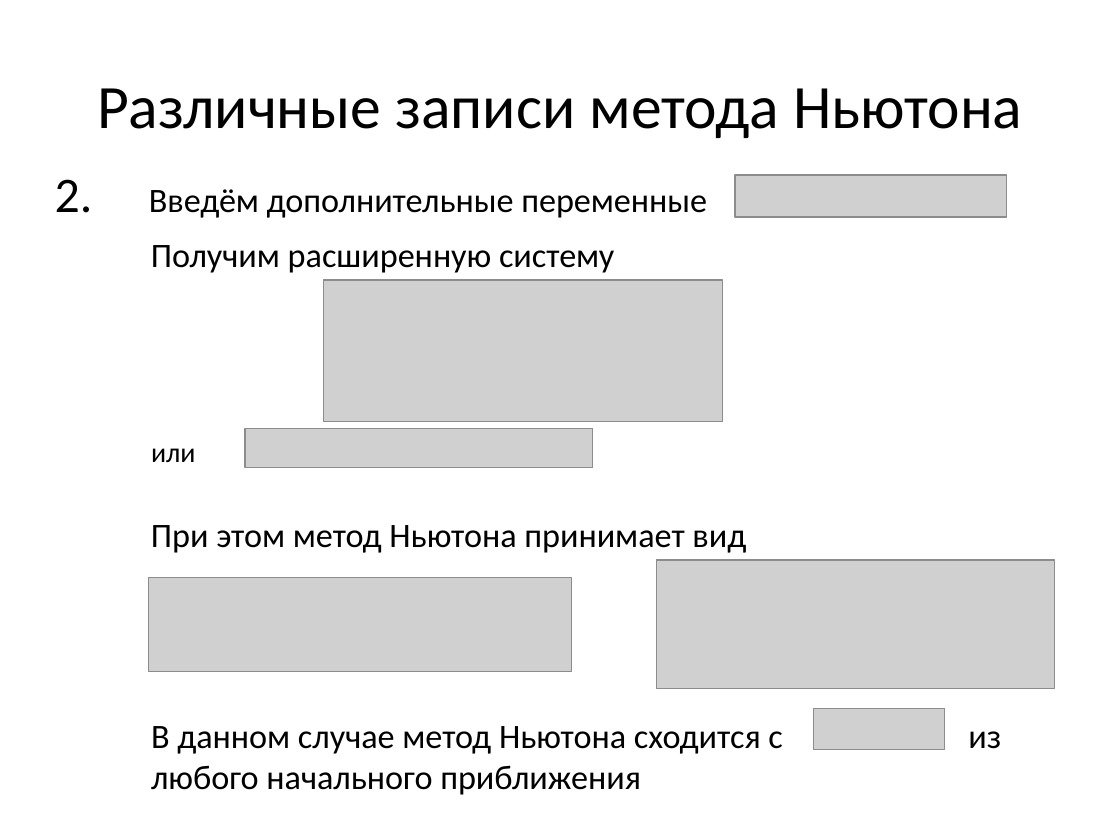
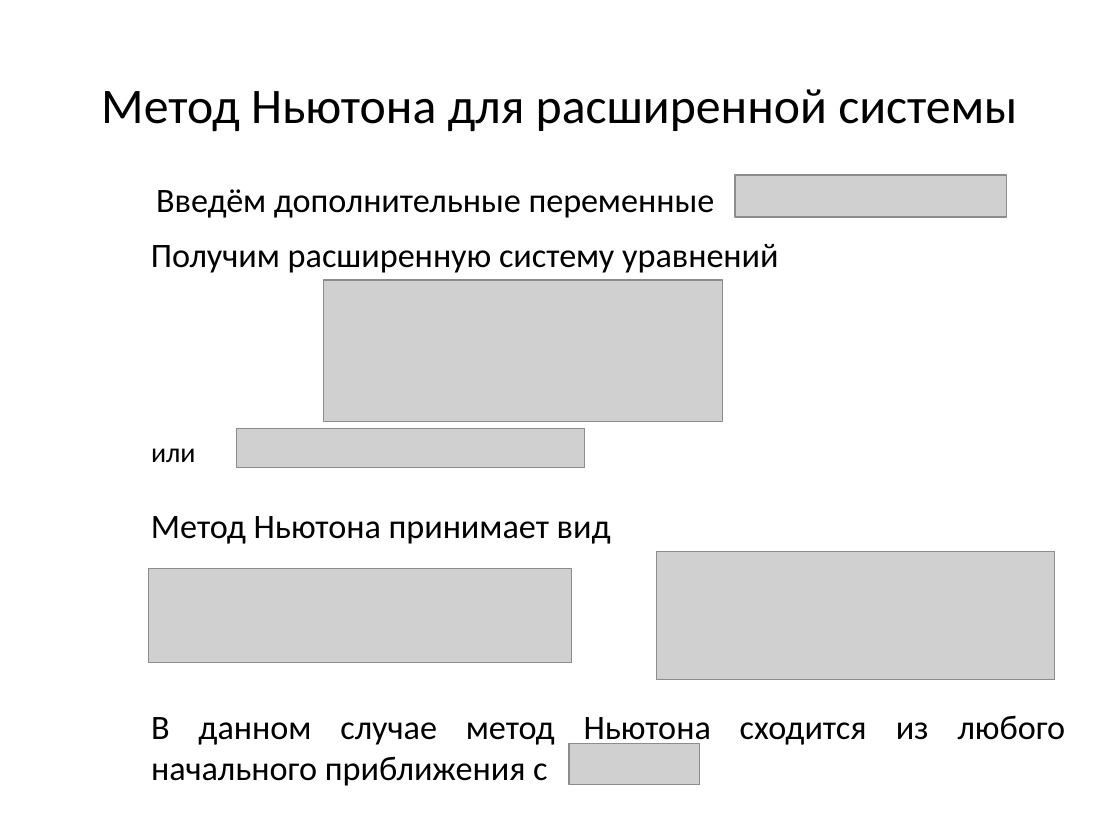
Before and after one commit to GrininViktor/Diplom, a slide deck: slide 8 of Презентация.pptx. Drawn at 1120x840 pixels with LibreOffice and Linux fonts; fonts in the diff are those of the drawing; grey boxes stand for pictures. Boxes give left, top, right and bottom in pixels: in the first picture for what was removed or moved away, otherwise in the second. Text is boxed around its words. In the diff, an @@ line names an element or a change of style, - is before the commit and + after.

```diff
--- a/Презентация.pptx
+++ b/Презентация.pptx
@@ title at (101,89,1017,132): text changed; size 39.6 to 32 pt @@
-Различные записи метода Ньютона
+Метод Ньютона для расширенной системы
@@ text at (156,189,715,218): text changed @@
-2. Введём дополнительные переменные
+Введём дополнительные переменные
@@ text at (151,244,779,273): text changed @@
-Получим расширенную систему
+Получим расширенную систему уравнений
@@ picture: place and size @@
-picture at (245,429,594,467)
+picture at (236,429,585,467)
@@ text at (151,516,611,544): text changed @@
-При этом метод Ньютона принимает вид
+Метод Ньютона принимает вид
@@ picture: place and size @@
-picture at (149,578,571,672)
+picture at (149,569,571,663)
@@ picture: place and size @@
-picture at (656,560,1054,689)
+picture at (656,551,1054,680)
@@ text at (151,715,1066,786): text changed @@
-В данном случае метод Ньютона сходится с из любого начального приближения
+В данном случае метод Ньютона сходится из любого начального приближения с
@@ picture: place and size @@
-picture at (814,709,945,749)
+picture at (569,744,700,784)
```
Also in this commit, not shown: 10 other slides changed, 5 slides added, 1 slide removed, 2 other files.
